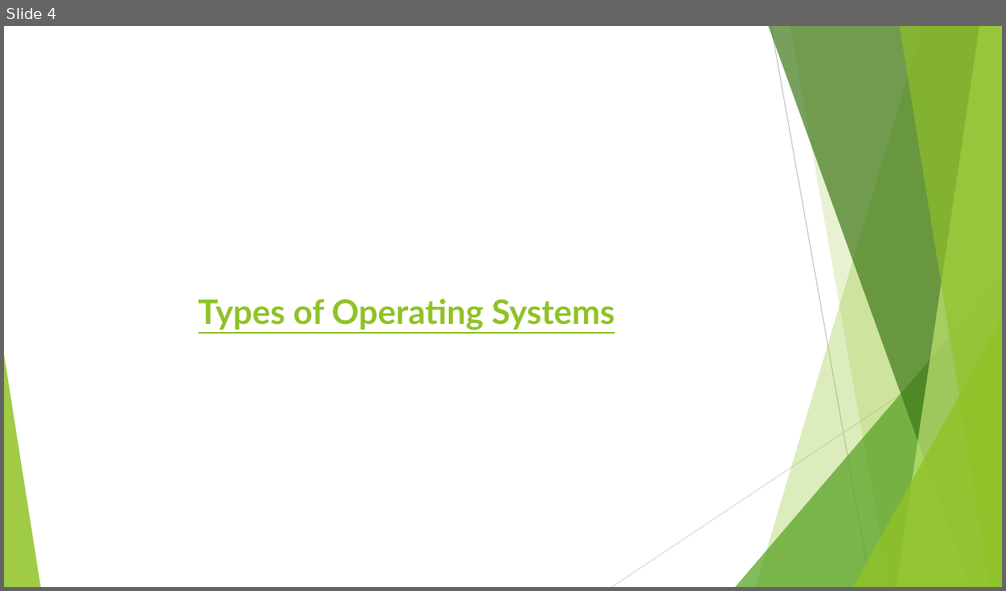
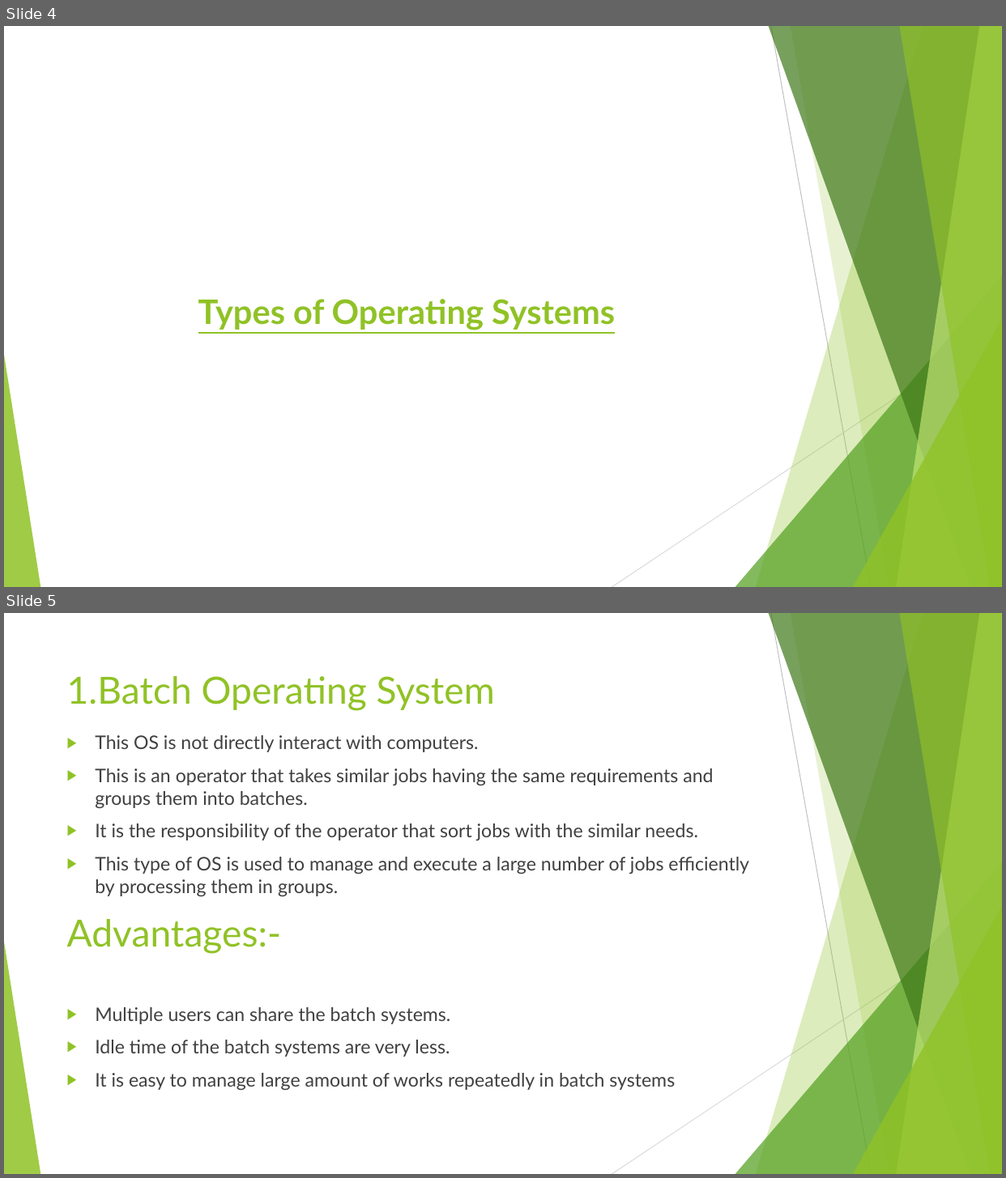
Before and after one commit to jasjaseemkp/DevOps, a slide deck: Operating System Basics/Operating Systems Basics.pptx. Shown one above the other, each under a label of ours: slide 4 before the commit, slides 4 and 5 after it. The pictures are 1006x591 and 1006x1178 pixels, drawn with LibreOffice and Linux fonts; fonts in the diff are those of the drawing. Boxes give left, top, right and bottom in pixels: in the first picture for what was removed or moved away, otherwise in the second. Text is boxed around its words. In the diff, an @@ line names an element or a change of style, - is before the commit and + after.

Commit message:
Operating systems basics is modified 29/03/2025

```diff
--- a/Operating System Basics/Operating Systems Basics.pptx
+++ b/Operating System Basics/Operating Systems Basics.pptx
@@ slide 5 added at <box>4,613,1002,1174</box>, background #FFFFFF; not listed: 10 template elements that a slide beside it also shows @@
@@ title added at <box>67,676,495,711</box>, 36 pt, text #90C226 @@
+1.Batch Operating System
@@ text added at <box>95,735,749,897</box>, 18 pt, text #404040 @@
+▶ This OS is not directly interact with computers.
+▶ This is an operator that takes similar jobs having the same requirements and groups them into batches.
+▶ It is the responsibility of the operator that sort jobs with the similar needs.
+▶ This type of OS is used to manage and execute a large number of jobs efficiently by processing them in groups.
@@ text added at <box>67,919,282,953</box>, 36 pt, text #90C226 @@
+Advantages:-
@@ text added at <box>95,1007,675,1090</box>, 18 pt, text #404040 @@
+▶ Multiple users can share the batch systems.
+▶ Idle time of the batch systems are very less.
+▶ It is easy to manage large amount of works repeatedly in batch systems
```
Also in this commit, not shown: 11 other slides added.
